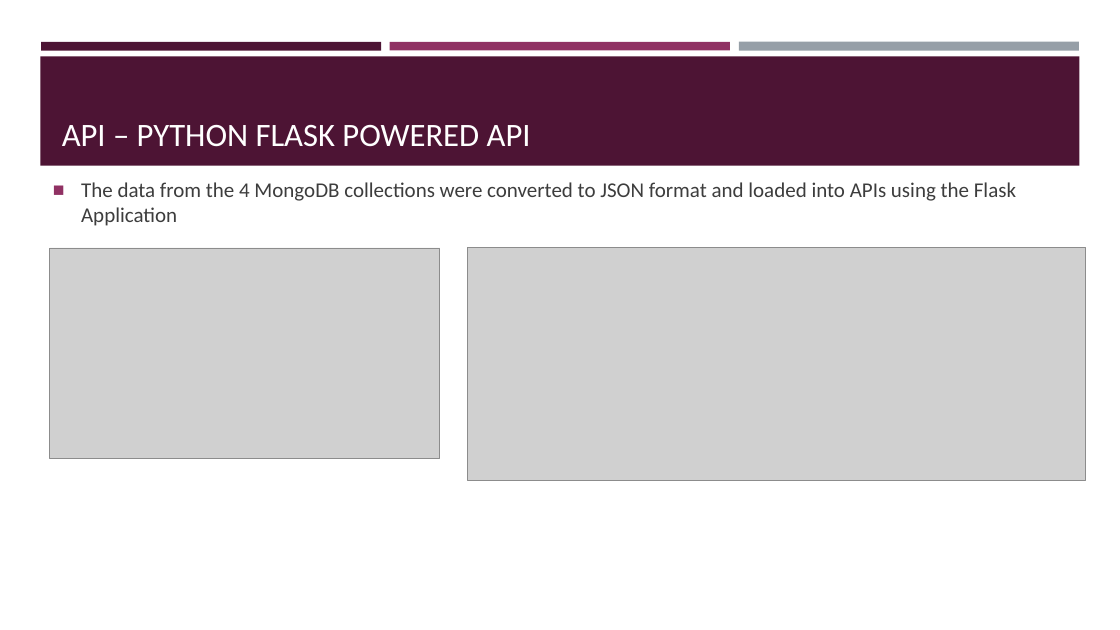
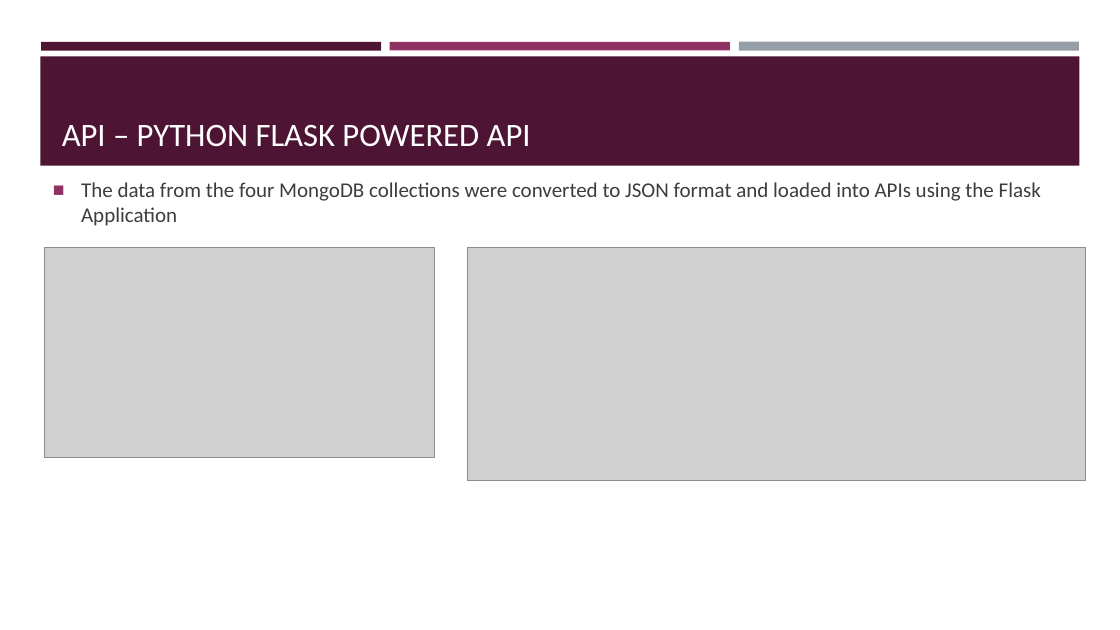
Before and after one commit to sherintm/crimedata-viz, a slide deck: slide 6 of Project 2 Presentation.pptx (slide 7 before the commit). Drawn at 1120x630 pixels with LibreOffice and Linux fonts; fonts in the diff are those of the drawing; grey boxes stand for pictures. Boxes give left, top, right and bottom in pixels: in the first picture for what was removed or moved away, otherwise in the second. Text is boxed around its words. In the diff, an @@ line names an element or a change of style, - is before the commit and + after.

```diff
--- a/Project 2 Presentation.pptx
+++ b/Project 2 Presentation.pptx
@@ text at [81, 182, 1041, 226]: text changed @@
-■ The data from the 4 MongoDB collections were converted to JSON format and loaded into APIs using the Flask Application
+■ The data from the four MongoDB collections were converted to JSON format and loaded into APIs using the Flask Application
@@ picture: place and size @@
-picture at [50, 248, 439, 458]
+picture at [45, 247, 434, 457]
```
Also in this commit, not shown: 8 other slides changed, 2 slides added, 3 slides removed.
